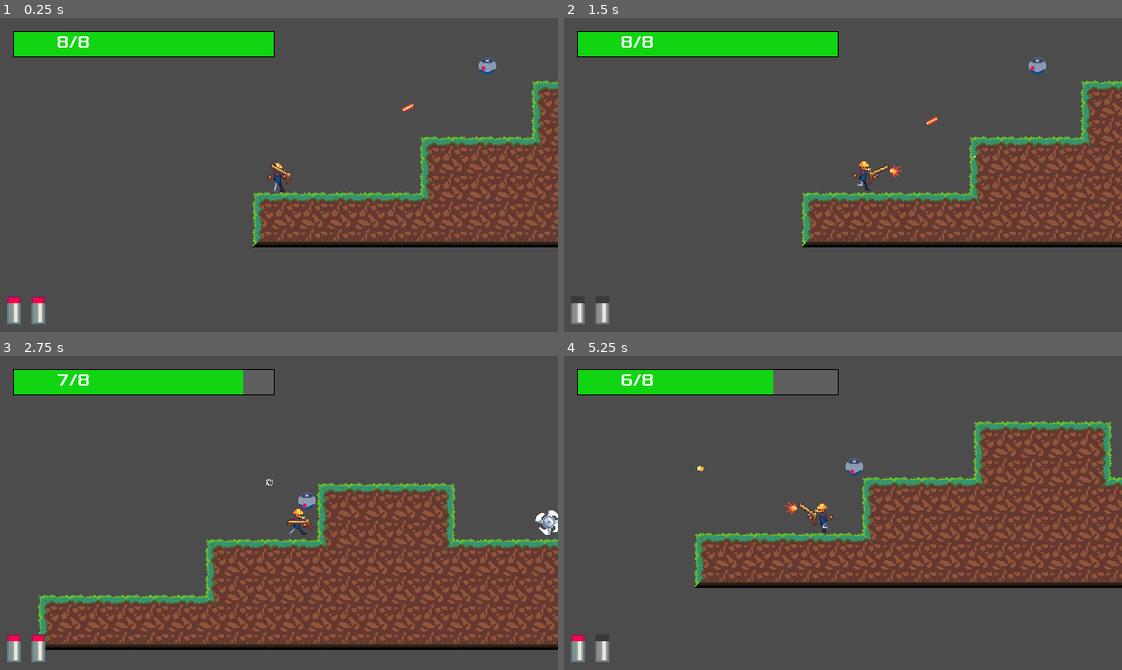
Above: before the commit, frames 1-4 (two rows, left to right).
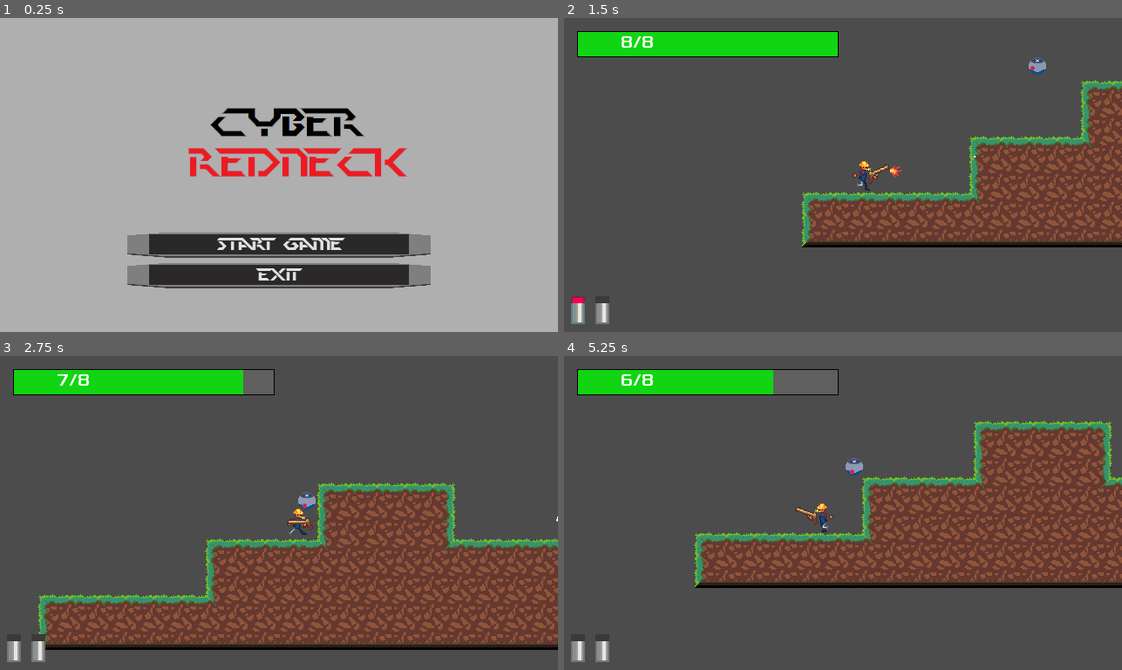
Above: after the commit, the same moments.

Repository: JamesDSource/Cyber-Gunslinger
Game: Godot game, scene res://titlescreen/MainScreen.tscn
Two runs of this game, one before a commit and one after it. Both use one fixed random seed, a clock stepped at 60 frames per second and the inputs below. Before the commit the project starts from res://Game/Game.tscn. The engine's default icon, where the game draws it, is replaced by a stand-in: a white triangle on a blue panel in a dark square.
Inputs (mouse positions are in pixels of both pictures, inside the frame that each line leads up to):
- Up to frame 1 (0.25 s): no input
- Up to frame 2 (1.5 s): click (843, 244) at 0.5 s, where only the run after the commit has a clickable "Start Game"; move the mouse to (965, 159) at 1.27 s; hold Right (Right) from 1.28 s (still down); click (965, 159) at 1.35 s
- Up to frame 3 (2.75 s): keep holding Right (Right); tap W (Jump) at 1.52, 2.27 s; move the mouse to (167, 528) at 2.02 s; click (167, 528) at 2.1 s
- Up to frame 4 (5.25 s): move the mouse to (898, 443) at 2.77 s; release Right (Right) at 2.78 s; hold Left (Left) 2.78-3.53 s; click (898, 443) at 2.85 s; move the mouse to (815, 575) at 3.52 s; hold Right (Right) 3.53-5.03 s; click (815, 575) at 3.6 s; tap W (Jump) at 3.77, 4.52 s; move the mouse to (1010, 560) at 4.27 s; click (1010, 560) at 4.35 s; move the mouse to (675, 465) at 5.02 s; hold Left (Left) from 5.03 s (still down); click (675, 465) at 5.1 s

The runs differ from the first frame. In frame 1, 99% of the frame differs, in the area x 0-100%, y 0-100%; in frame 2, less than 0.1%; in frame 3, 0.3%; in frame 4, 0.2%.

Commit message:
12/5/2020

Diff:
--- a/Game/Game.tscn
+++ b/Game/Game.tscn
@@ -1,15 +1,20 @@
-[gd_scene load_steps=7 format=2]
+[gd_scene load_steps=10 format=2]
 
 [ext_resource path="res://Player/Player.tscn" type="PackedScene" id=1]
 [ext_resource path="res://Tilesets/Dirt/Dirt.tres" type="TileSet" id=2]
 [ext_resource path="res://Pause/Pause.tscn" type="PackedScene" id=3]
 [ext_resource path="res://Drone/Drone.tscn" type="PackedScene" id=4]
 [ext_resource path="res://sawblade/Sawblade.tscn" type="PackedScene" id=5]
+[ext_resource path="res://icon.png" type="Texture" id=6]
+[ext_resource path="res://Game/Portal.gd" type="Script" id=7]
 
 [sub_resource type="NavigationPolygon" id=1]
 vertices = PoolVector2Array( 64, 64, 64, 0, 640, 0, 360, 64, 640, 128, 568, 128, 568, 64, 360, 128, 232, 128, 232, 192, 64, 192 )
 polygons = [ PoolIntArray( 0, 1, 2, 3 ), PoolIntArray( 2, 4, 5, 6 ), PoolIntArray( 3, 7, 8, 0 ), PoolIntArray( 8, 9, 10, 0 ), PoolIntArray( 2, 6, 3 ), PoolIntArray( 0, 10, 10 ) ]
 outlines = [ PoolVector2Array( 64, 192, 64, 192, 64, 64, 64, 0, 640, 0, 640, 128, 568, 128, 568, 64, 360, 64, 360, 128, 232, 128, 232, 192 ) ]
+
+[sub_resource type="RectangleShape2D" id=2]
+extents = Vector2( 16, 20 )
 
 [node name="Game" type="Node"]
 
@@ -38,3 +43,15 @@
 
 [node name="Sawblade" parent="." instance=ExtResource( 5 )]
 position = Vector2( 568, 110 )
+
+[node name="Portal" type="Area2D" parent="."]
+position = Vector2( 750.242, 19.799 )
+script = ExtResource( 7 )
+
+[node name="icon" type="Sprite" parent="Portal"]
+position = Vector2( 1.33087, -6.49069 )
+scale = Vector2( 0.529374, 0.668543 )
+texture = ExtResource( 6 )
+
+[node name="CollisionShape2D" type="CollisionShape2D" parent="Portal"]
+shape = SubResource( 2 )
--- a/Game/Level2.tscn
+++ b/Game/Level2.tscn
@@ -1,10 +1,12 @@
-[gd_scene load_steps=8 format=2]
+[gd_scene load_steps=10 format=2]
 
 [ext_resource path="res://Tilesets/Dirt/Dirt.tres" type="TileSet" id=1]
 [ext_resource path="res://Player/Player.tscn" type="PackedScene" id=2]
 [ext_resource path="res://Pause/Pause.tscn" type="PackedScene" id=3]
 [ext_resource path="res://icon.png" type="Texture" id=4]
 [ext_resource path="res://sawblade/sawblade.tscn" type="PackedScene" id=5]
+[ext_resource path="res://Drone/Drone.tscn" type="PackedScene" id=6]
+[ext_resource path="res://Game/Portal2.gd" type="Script" id=7]
 
 [sub_resource type="RectangleShape2D" id=1]
 extents = Vector2( 17, 20 )
@@ -35,6 +37,7 @@
 
 [node name="Portal" type="Area2D" parent="."]
 position = Vector2( 232.638, 47.3762 )
+script = ExtResource( 7 )
 
 [node name="icon" type="Sprite" parent="Portal"]
 position = Vector2( 3.2367, -8.37648 )
@@ -54,3 +57,6 @@
 
 [node name="NavigationPolygonInstance" type="NavigationPolygonInstance" parent="Navigation2D"]
 navpoly = SubResource( 2 )
+
+[node name="Drone" parent="Navigation2D" instance=ExtResource( 6 )]
+position = Vector2( 161.22, 135.765 )
--- a/Tilesets/Metal/Metal.tres
+++ b/Tilesets/Metal/Metal.tres
@@ -34,279 +34,10 @@
 0/navigation_offset = Vector2( 0, 0 )
 0/shape_offset = Vector2( 0, 0 )
 0/shape_transform = Transform2D( 1, 0, 0, 1, 0, 0 )
+0/shape = SubResource( 48 )
 0/shape_one_way = false
 0/shape_one_way_margin = 1.0
 0/shapes = [ {
-"autotile_coord": Vector2( 0, 0 ),
-"one_way": false,
-"one_way_margin": 1.0,
-"shape": null,
-"shape_transform": Transform2D( 1, 0, 0, 1, 0, 0 )
-}, {
-"autotile_coord": Vector2( 1, 0 ),
-"one_way": false,
-"one_way_margin": 1.0,
-"shape": null,
-"shape_transform": Transform2D( 1, 0, 0, 1, 0, 0 )
-}, {
-"autotile_coord": Vector2( 6, 2 ),
-"one_way": false,
-"one_way_margin": 1.0,
-"shape": null,
-"shape_transform": Transform2D( 1, 0, 0, 1, 0, 0 )
-}, {
-"autotile_coord": Vector2( 2, 0 ),
-"one_way": false,
-"one_way_margin": 1.0,
-"shape": null,
-"shape_transform": Transform2D( 1, 0, 0, 1, 0, 0 )
-}, {
-"autotile_coord": Vector2( 3, 0 ),
-"one_way": false,
-"one_way_margin": 1.0,
-"shape": null,
-"shape_transform": Transform2D( 1, 0, 0, 1, 0, 0 )
-}, {
-"autotile_coord": Vector2( 4, 0 ),
-"one_way": false,
-"one_way_margin": 1.0,
-"shape": null,
-"shape_transform": Transform2D( 1, 0, 0, 1, 0, 0 )
-}, {
-"autotile_coord": Vector2( 5, 0 ),
-"one_way": false,
-"one_way_margin": 1.0,
-"shape": null,
-"shape_transform": Transform2D( 1, 0, 0, 1, 0, 0 )
-}, {
-"autotile_coord": Vector2( 6, 0 ),
-"one_way": false,
-"one_way_margin": 1.0,
-"shape": null,
-"shape_transform": Transform2D( 1, 0, 0, 1, 0, 0 )
-}, {
-"autotile_coord": Vector2( 7, 0 ),
-"one_way": false,
-"one_way_margin": 1.0,
-"shape": null,
-"shape_transform": Transform2D( 1, 0, 0, 1, 0, 0 )
-}, {
-"autotile_coord": Vector2( 8, 0 ),
-"one_way": false,
-"one_way_margin": 1.0,
-"shape": null,
-"shape_transform": Transform2D( 1, 0, 0, 1, 0, 0 )
-}, {
-"autotile_coord": Vector2( 9, 0 ),
-"one_way": false,
-"one_way_margin": 1.0,
-"shape": null,
-"shape_transform": Transform2D( 1, 0, 0, 1, 0, 0 )
-}, {
-"autotile_coord": Vector2( 0, 1 ),
-"one_way": false,
-"one_way_margin": 1.0,
-"shape": null,
-"shape_transform": Transform2D( 1, 0, 0, 1, 0, 0 )
-}, {
-"autotile_coord": Vector2( 1, 1 ),
-"one_way": false,
-"one_way_margin": 1.0,
-"shape": null,
-"shape_transform": Transform2D( 1, 0, 0, 1, 0, 0 )
-}, {
-"autotile_coord": Vector2( 2, 1 ),
-"one_way": false,
-"one_way_margin": 1.0,
-"shape": null,
-"shape_transform": Transform2D( 1, 0, 0, 1, 0, 0 )
-}, {
-"autotile_coord": Vector2( 3, 1 ),
-"one_way": false,
-"one_way_margin": 1.0,
-"shape": null,
-"shape_transform": Transform2D( 1, 0, 0, 1, 0, 0 )
-}, {
-"autotile_coord": Vector2( 4, 1 ),
-"one_way": false,
-"one_way_margin": 1.0,
-"shape": null,
-"shape_transform": Transform2D( 1, 0, 0, 1, 0, 0 )
-}, {
-"autotile_coord": Vector2( 5, 1 ),
-"one_way": false,
-"one_way_margin": 1.0,
-"shape": null,
-"shape_transform": Transform2D( 1, 0, 0, 1, 0, 0 )
-}, {
-"autotile_coord": Vector2( 6, 1 ),
-"one_way": false,
-"one_way_margin": 1.0,
-"shape": null,
-"shape_transform": Transform2D( 1, 0, 0, 1, 0, 0 )
-}, {
-"autotile_coord": Vector2( 7, 1 ),
-"one_way": false,
-"one_way_margin": 1.0,
-"shape": null,
-"shape_transform": Transform2D( 1, 0, 0, 1, 0, 0 )
-}, {
-"autotile_coord": Vector2( 8, 1 ),
-"one_way": false,
-"one_way_margin": 1.0,
-"shape": null,
-"shape_transform": Transform2D( 1, 0, 0, 1, 0, 0 )
-}, {
-"autotile_coord": Vector2( 9, 1 ),
-"one_way": false,
-"one_way_margin": 1.0,
-"shape": null,
-"shape_transform": Transform2D( 1, 0, 0, 1, 0, 0 )
-}, {
-"autotile_coord": Vector2( 0, 2 ),
-"one_way": false,
-"one_way_margin": 1.0,
-"shape": null,
-"shape_transform": Transform2D( 1, 0, 0, 1, 0, 0 )
-}, {
-"autotile_coord": Vector2( 1, 2 ),
-"one_way": false,
-"one_way_margin": 1.0,
-"shape": null,
-"shape_transform": Transform2D( 1, 0, 0, 1, 0, 0 )
-}, {
-"autotile_coord": Vector2( 2, 2 ),
-"one_way": false,
-"one_way_margin": 1.0,
-"shape": null,
-"shape_transform": Transform2D( 1, 0, 0, 1, 0, 0 )
-}, {
-"autotile_coord": Vector2( 3, 2 ),
-"one_way": false,
-"one_way_margin": 1.0,
-"shape": null,
-"shape_transform": Transform2D( 1, 0, 0, 1, 0, 0 )
-}, {
-"autotile_coord": Vector2( 4, 2 ),
-"one_way": false,
-"one_way_margin": 1.0,
-"shape": null,
-"shape_transform": Transform2D( 1, 0, 0, 1, 0, 0 )
-}, {
-"autotile_coord": Vector2( 5, 2 ),
-"one_way": false,
-"one_way_margin": 1.0,
-"shape": null,
-"shape_transform": Transform2D( 1, 0, 0, 1, 0, 0 )
-}, {
-"autotile_coord": Vector2( 7, 2 ),
-"one_way": false,
-"one_way_margin": 1.0,
-"shape": null,
-"shape_transform": Transform2D( 1, 0, 0, 1, 0, 0 )
-}, {
-"autotile_coord": Vector2( 8, 2 ),
-"one_way": false,
-"one_way_margin": 1.0,
-"shape": null,
-"shape_transform": Transform2D( 1, 0, 0, 1, 0, 0 )
-}, {
-"autotile_coord": Vector2( 9, 2 ),
-"one_way": false,
-"one_way_margin": 1.0,
-"shape": null,
-"shape_transform": Transform2D( 1, 0, 0, 1, 0, 0 )
-}, {
-"autotile_coord": Vector2( 10, 2 ),
-"one_way": false,
-"one_way_margin": 1.0,
-"shape": null,
-"shape_transform": Transform2D( 1, 0, 0, 1, 0, 0 )
-}, {
-"autotile_coord": Vector2( 10, 3 ),
-"one_way": false,
-"one_way_margin": 1.0,
-"shape": null,
-"shape_transform": Transform2D( 1, 0, 0, 1, 0, 0 )
-}, {
-"autotile_coord": Vector2( 9, 3 ),
-"one_way": false,
-"one_way_margin": 1.0,
-"shape": null,
-"shape_transform": Transform2D( 1, 0, 0, 1, 0, 0 )
-}, {
-"autotile_coord": Vector2( 8, 3 ),
-"one_way": false,
-"one_way_margin": 1.0,
-"shape": null,
-"shape_transform": Transform2D( 1, 0, 0, 1, 0, 0 )
-}, {
-"autotile_coord": Vector2( 8, 4 ),
-"one_way": false,
-"one_way_margin": 1.0,
-"shape": null,
-"shape_transform": Transform2D( 1, 0, 0, 1, 0, 0 )
-}, {
-"autotile_coord": Vector2( 7, 4 ),
-"one_way": false,
-"one_way_margin": 1.0,
-"shape": null,
-"shape_transform": Transform2D( 1, 0, 0, 1, 0, 0 )
-}, {
-"autotile_coord": Vector2( 7, 3 ),
-"one_way": false,
-"one_way_margin": 1.0,
-"shape": null,
-"shape_transform": Transform2D( 1, 0, 0, 1, 0, 0 )
-}, {
-"autotile_coord": Vector2( 6, 3 ),
-"one_way": false,
-"one_way_margin": 1.0,
-"shape": null,
-"shape_transform": Transform2D( 1, 0, 0, 1, 0, 0 )
-}, {
-"autotile_coord": Vector2( 6, 4 ),
-"one_way": false,
-"one_way_margin": 1.0,
-"shape": null,
-"shape_transform": Transform2D( 1, 0, 0, 1, 0, 0 )
-}, {
-"autotile_coord": Vector2( 5, 4 ),
-"one_way": false,
-"one_way_margin": 1.0,
-"shape": null,
-"shape_transform": Transform2D( 1, 0, 0, 1, 0, 0 )
-}, {
-"autotile_coord": Vector2( 5, 3 ),
-"one_way": false,
-"one_way_margin": 1.0,
-"shape": null,
-"shape_transform": Transform2D( 1, 0, 0, 1, 0, 0 )
-}, {
-"autotile_coord": Vector2( 4, 3 ),
-"one_way": false,
-"one_way_margin": 1.0,
-"shape": null,
-"shape_transform": Transform2D( 1, 0, 0, 1, 0, 0 )
-}, {
-"autotile_coord": Vector2( 4, 4 ),
-"one_way": false,
-"one_way_margin": 1.0,
-"shape": null,
-"shape_transform": Transform2D( 1, 0, 0, 1, 0, 0 )
-}, {
-"autotile_coord": Vector2( 3, 3 ),
-"one_way": false,
-"one_way_margin": 1.0,
-"shape": null,
-"shape_transform": Transform2D( 1, 0, 0, 1, 0, 0 )
-}, {
-"autotile_coord": Vector2( 2, 3 ),
-"one_way": false,
-"one_way_margin": 1.0,
-"shape": null,
-"shape_transform": Transform2D( 1, 0, 0, 1, 0, 0 )
-}, {
 "autotile_coord": Vector2( 1, 3 ),
 "one_way": false,
 "one_way_margin": 1.0,
--- a/project.godot
+++ b/project.godot
@@ -16,7 +16,7 @@
 [application]
 
 config/name="Codeday Game"
-run/main_scene="res://Game/Game.tscn"
+run/main_scene="res://titlescreen/MainScreen.tscn"
 
 [display]
 
@@ -24,7 +24,7 @@
 window/size/height=360
 window/size/resizable=false
 window/size/fullscreen=true
-window/stretch/mode="2d"
+window/stretch/mode="viewport"
 window/stretch/aspect="keep"
 
 [importer_defaults]
